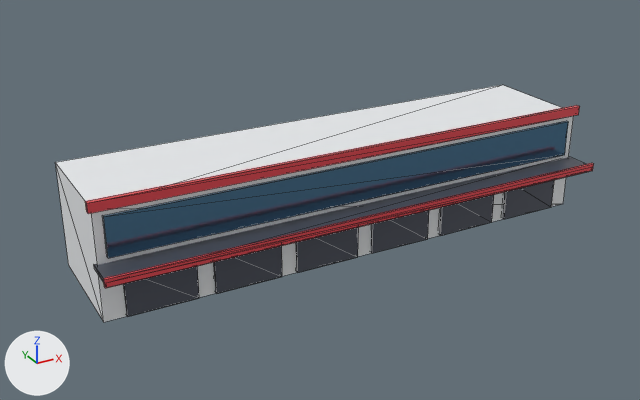
Renders of the glTF model motovelo-assets/models/pit_building.glb from each side of a commit.
Before and after are seen from a 50 mm camera at (-35.0, -59.6, 33.9) aimed at (-2.5, -0.5, 4.4). Every picture has the same lights, and +X, +Y and +Z are marked at lower left. The picture after the commit comes second. Mesh edges are drawn as thin lines. Vertices at exactly the same position are counted once.

Names of what the first picture shows: 'Awning', 'Bay_0', 'Bay_1', 'Bay_2', 'Bay_3', 'Bay_4', 'Bay_5', 'MainBlock', 'RedFascia', 'RoofFascia', 'UpperGlass'.
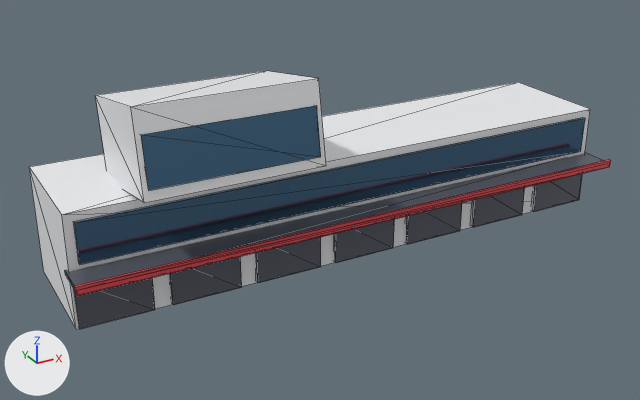
Pixel boxes (x1, y1, x2, y2) of what changed, in the pictures (640 x 400 px):
'MainBlock', recoloured, surface changed, rescaled (8% wider)
    before: (55, 85, 574, 322)
    after: (29, 82, 590, 329)
'UpperGlass', recoloured, surface changed, rescaled (10% wider, 7% taller)
    before: (103, 121, 568, 258)
    after: (74, 118, 585, 265)
'ControlTower', added
    after: (95, 71, 326, 203)
'ControlGlass', added (blue)
    after: (141, 106, 321, 190)
'Awning', recoloured, surface changed, rescaled (10% wider, 8% taller)
    before: (94, 156, 585, 283)
    after: (65, 153, 604, 290)
'RoofFascia', deleted
    before: (85, 105, 580, 214)
'RedFascia', rescaled (9% wider, 9% taller)
    before: (103, 163, 594, 288)
    after: (74, 160, 611, 296)
'Bay_0', moved
    before: (123, 266, 199, 317)
    after: (74, 278, 155, 329)
'Bay_6', added
    after: (532, 174, 583, 211)

Patch to the scene script:
```diff
--- a/motovelo-assets/models/pit_building.glb.py
+++ b/motovelo-assets/models/pit_building.glb.py
@@ mat_pitdark @@
 mat_pitdark = principled_material('PitDark')
-mat_pitdark.base_color = (0.1, 0.11, 0.14)  # dark grey #595d69
-mat_pitdark.metallic = 0.4
+mat_pitdark.base_color = (0.12, 0.13, 0.16)  # grey #61656f
+mat_pitdark.metallic = 0.35
 mat_pitdark.roughness = 0.4
@@ mat_pitwall @@
 mat_pitwall = principled_material('PitWall')
-mat_pitwall.base_color = (0.88, 0.9, 0.92)  # white #f1f3f6
+mat_pitwall.base_color = (0.9, 0.91, 0.93)  # white #f3f5f7
 mat_pitwall.metallic = 0.1
+mat_pitwall.roughness = 0.45
@@ mat_pitglass @@
 mat_pitglass = principled_material('PitGlass')
-mat_pitglass.base_color = (0.12, 0.28, 0.45)  # blue #6190b3
-mat_pitglass.metallic = 0.85
-mat_pitglass.roughness = 0.12
+mat_pitglass.base_color = (0.1, 0.22, 0.36)  # blue #5981a2
+mat_pitglass.metallic = 0.88
+mat_pitglass.roughness = 0.1
@@ me_cube_014 @@
-me_cube_014.from_pydata(...)  # 8 vertices, 12 faces; spans x -22.2..22.2, y -1.5..1.5, z -0.2..0.2
+me_cube_014.from_pydata(...)  # 8 vertices, 12 faces; spans x -24.2..24.2, y -1.6..1.6, z -0.2..0.2
+# me_cube_014 part 1: the whole mesh is scaled about its middle by (1.09, 1.07, 1)
 me_cube_014.materials.append(mat_pitdark)
@@ me_cube @@
-me_cube.from_pydata(...)  # 8 vertices, 12 faces; spans x -22.0..22.0, y -5.0..5.0, z -4.5..4.5
+me_cube.from_pydata(...)  # 8 vertices, 12 faces; spans x -24.0..24.0, y -5.0..5.0, z -4.5..4.5
+# me_cube part 2: the whole mesh is scaled about its middle by (1.09, 1, 1)
 me_cube.materials.append(mat_pitwall)
@@ me_cube_015 @@
-me_cube_015.from_pydata(...)  # 8 vertices, 12 faces; spans x -22.3..22.3, y -0.1..0.1, z -0.3..0.3
+me_cube_015.from_pydata(...)  # 8 vertices, 12 faces; spans x -24.3..24.3, y -0.1..0.1, z -0.3..0.3
+# me_cube_015 part 3: the whole mesh is scaled about its middle by (1.09, 1, 1)
 me_cube_015.materials.append(mat_pitaccent)
@@ me_cube_013 @@
-me_cube_013.from_pydata(...)  # 8 vertices, 12 faces; spans x -21.2..21.2, y -0.2..0.2, z -1.6..1.6
+me_cube_013.from_pydata(...)  # 8 vertices, 12 faces; spans x -23.2..23.2, y -0.2..0.2, z -1.6..1.6
+# me_cube_013 part 4: the whole mesh is scaled about its middle by (1.09, 1, 1)
 me_cube_013.materials.append(mat_pitglass)
@@ me_cube_018 @@
+me_cube_018.from_pydata([(-7.0, -5.0, -2.42), (-7.0, -3.87, 3.98), (-7.0, 3.87, -3.98), (-7.0, 5.0, 2.42), (7.0, -5.0, -2.42), (7.0, -3.87, 3.98), (7.0, 3.87, -3.98), (7.0, 5.0, 2.42)], [], [(0, 1, 3), (0, 3, 2), (2, 3, 7), (2, 7, 6), (6, 7, 5), (6, 5, 4), (4, 5, 1), (4, 1, 0), (2, 6, 4), (2, 4, 0), (7, 3, 1), (7, 1, 5)])
+me_cube_018.materials.append(mat_pitwall)  # white #f3f5f7
@@ me_cube_019 @@
+me_cube_019.from_pydata([(-6.6, -0.53, -1.84), (-6.6, 0.13, 1.91), (-6.6, -0.13, -1.91), (-6.6, 0.53, 1.84), (6.6, -0.53, -1.84), (6.6, 0.13, 1.91), (6.6, -0.13, -1.91), (6.6, 0.53, 1.84)], [], [(0, 1, 3), (0, 3, 2), (2, 3, 7), (2, 7, 6), (6, 7, 5), (6, 5, 4), (4, 5, 1), (4, 1, 0), (2, 6, 4), (2, 4, 0), (7, 3, 1), (7, 1, 5)])
+me_cube_019.materials.append(mat_pitglass)  # blue #5981a2
@@ ob_bay_0 @@
 ob_bay_0 = bpy.data.objects.new('Bay_0', me_cube_001)
-ob_bay_0.location = (-17.5, -3.55, 2.0)
+ob_bay_0.location = (-21.0, -3.55, 2.0)
@@ ob_redfascia @@
 ob_redfascia = bpy.data.objects.new('RedFascia', me_cube_015)
-ob_redfascia.location = (0.0, -6.2, 4.6)
+ob_redfascia.location = (0.0, -6.3, 4.6)
@@ ob_rooffascia @@
-ob_rooffascia = bpy.data.objects.new('RoofFascia', me_cube_016)
@@ ob_controltower @@
+ob_controltower = bpy.data.objects.new('ControlTower', me_cube_018)
+ob_controltower.location = (-12.0, -1.0, 12.2)
@@ ob_controlglass @@
+ob_controlglass = bpy.data.objects.new('ControlGlass', me_cube_019)
+ob_controlglass.location = (-12.0, -5.4, 12.4)
@@ ob_bay_6 @@
+ob_bay_6 = bpy.data.objects.new('Bay_6', me_cube_011.copy())  # the mesh of ob_bay_5
+ob_bay_6.location = (21.0, -3.55, 2.0)
```
